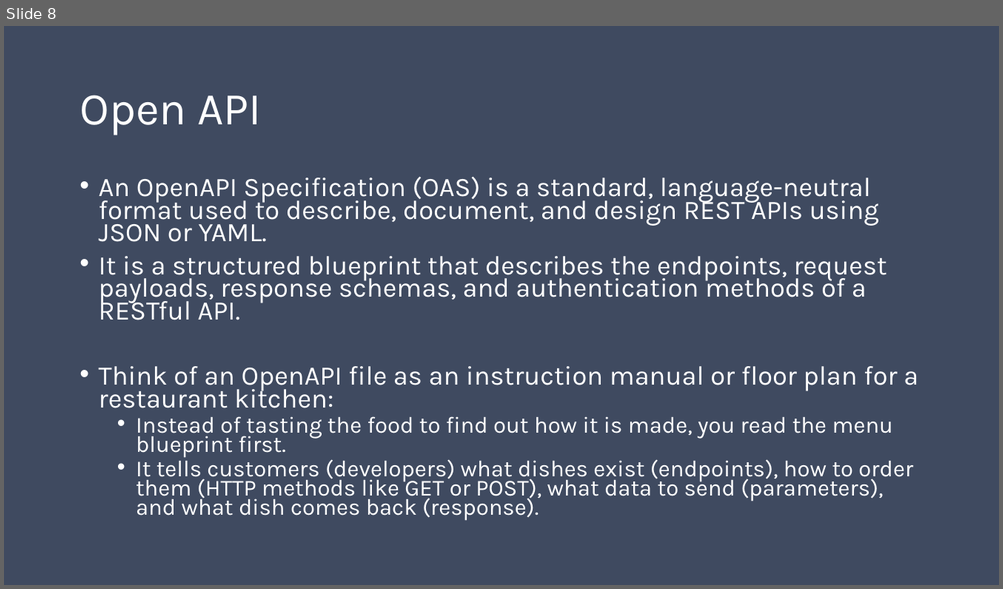
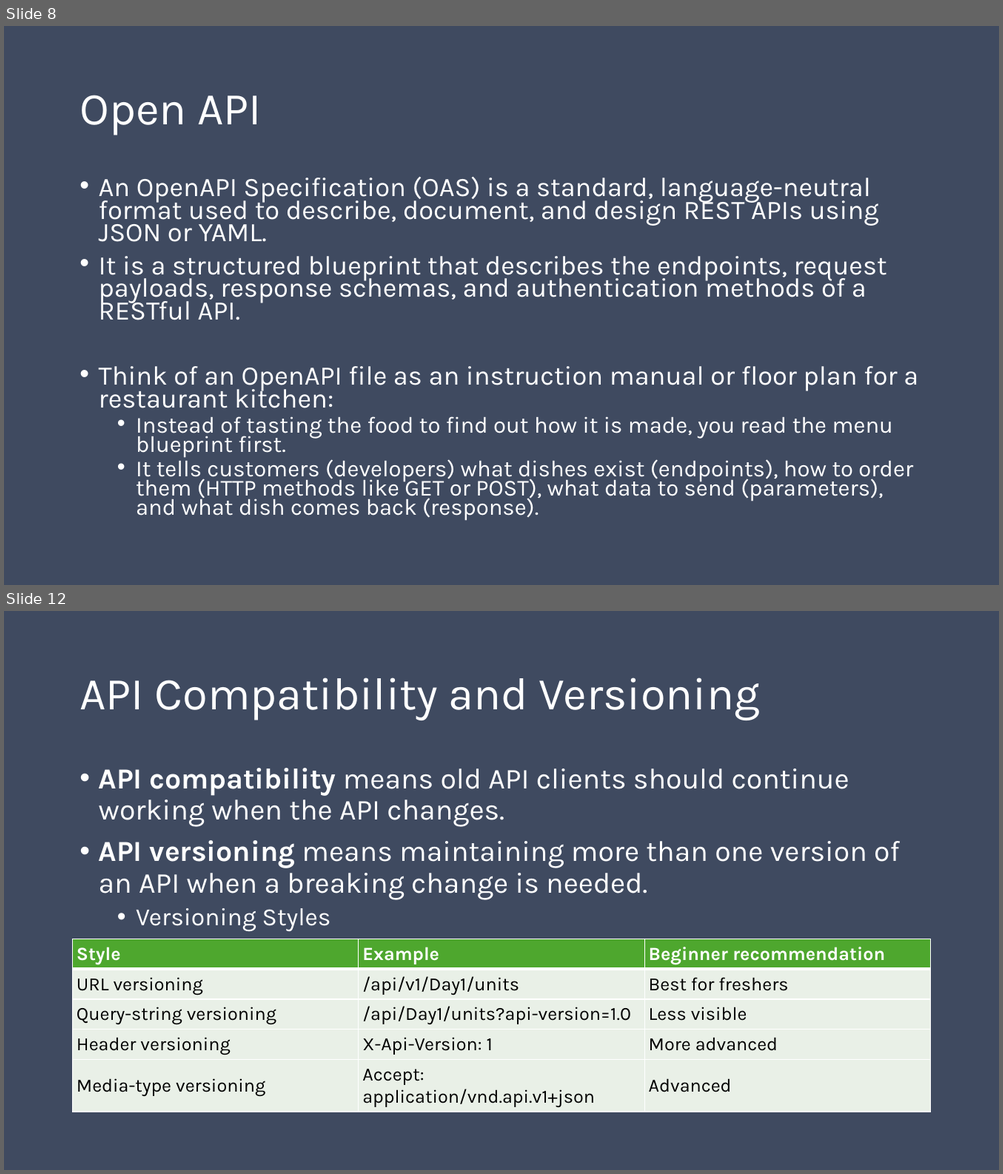
Before and after one commit to imtrainer2020/AdvancedAPI, a slide deck: Slides/Day 1/L3 - API Design.pptx. Shown one above the other, each under a label of ours: slide 8 before the commit, slides 8 and 12 after it; the slides between them are not shown. The pictures are 1003x589 and 1003x1174 pixels, drawn with LibreOffice and Linux fonts; fonts in the diff are those of the drawing. Boxes give left, top, right and bottom in pixels: in the first picture for what was removed or moved away, otherwise in the second. Text is boxed around its words. In the diff, an @@ line names an element or a change of style, - is before the commit and + after.

```diff
--- a/Slides/Day 1/L3 - API Design.pptx
+++ b/Slides/Day 1/L3 - API Design.pptx
@@ slide 12 added at (4,611,999,1170), background #3F4B61 @@
@@ title added at (79,678,760,721), 44 pt, text #FFFFFF @@
+API Compatibility and Versioning
@@ text added at (99,768,899,932), 28 pt, text #FFFFFF @@
+• API compatibility means old API clients should continue working when the API changes.
+• API versioning means maintaining more than one version of an API when a breaking change is needed.
+  • Versioning Styles
@@ table added at (73,940,930,1116), 5 rows, 3 columns @@
+Style | Example | Beginner recommendation
+URL versioning | /api/v1/Day1/units | Best for freshers
+Query-string versioning | /api/Day1/units?api-version=1.0 | Less visible
+Header versioning | X-Api-Version: 1 | More advanced
+Media-type versioning | Accept: application/vnd.api.v1+json | Advanced
```
Also in this commit, not shown: 8 other slides added.
